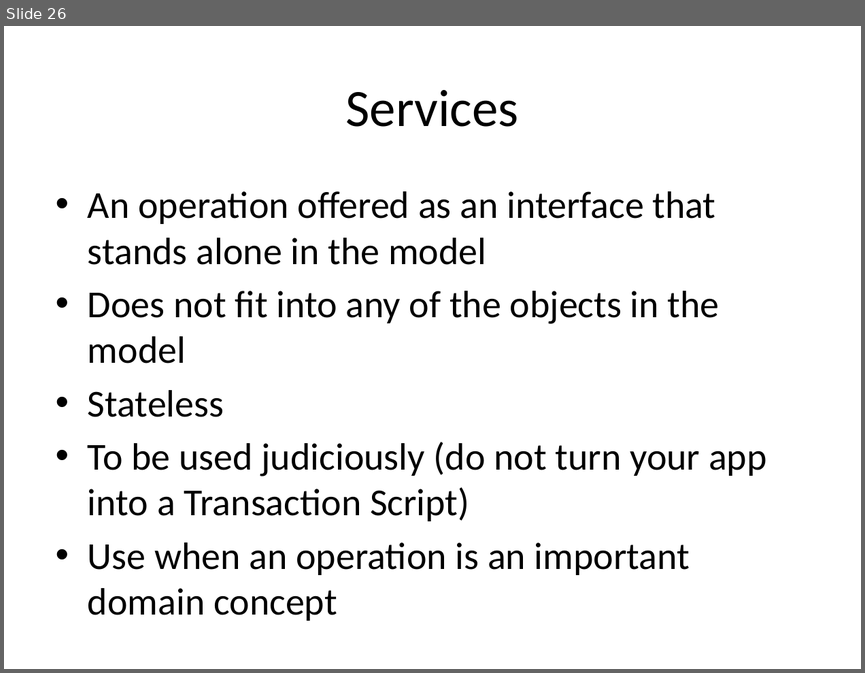
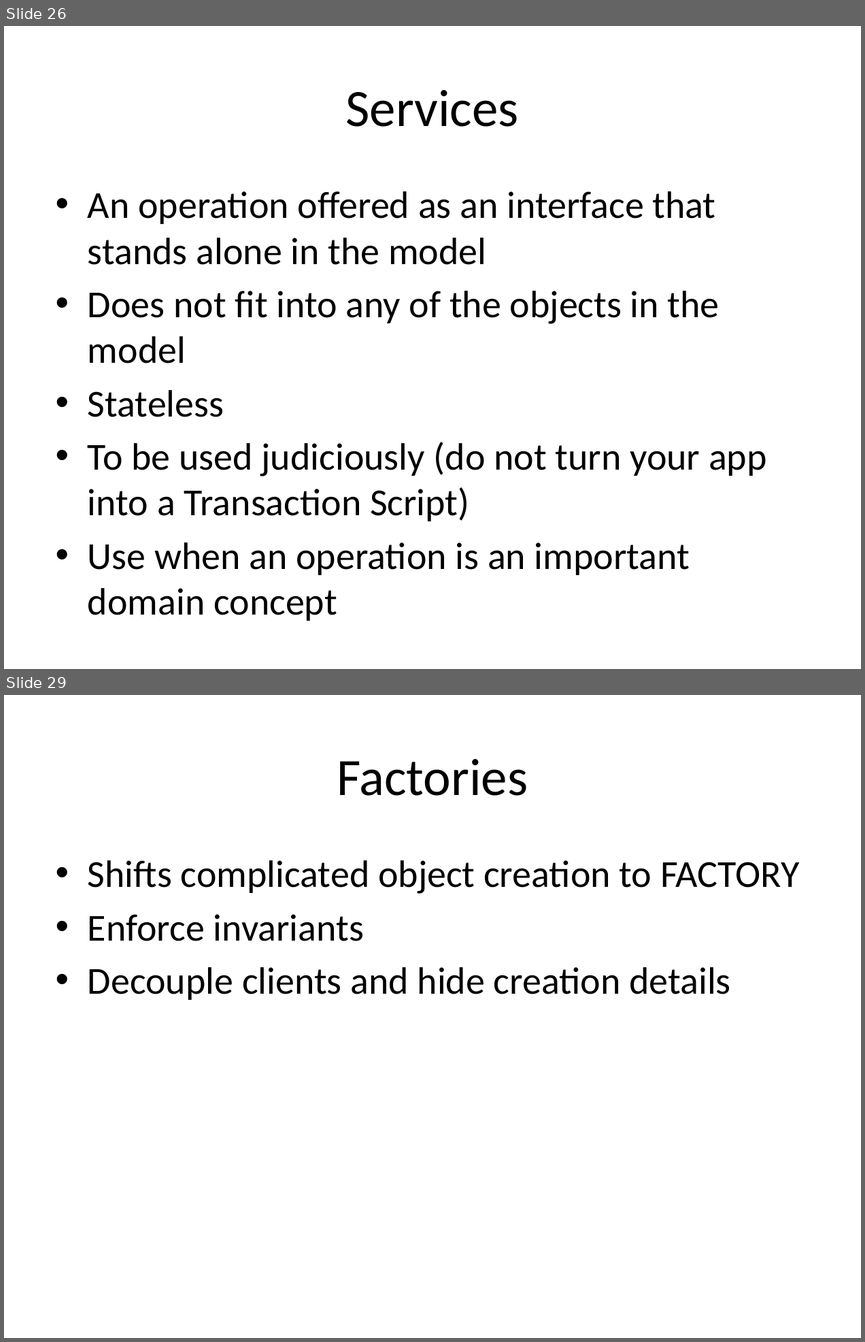
Before and after one commit to arturtv/dddpresentation, a slide deck: Domain-DrivenDesign.A.Trosin.pptx. Shown one above the other, each under a label of ours: slide 26 before the commit, slides 26 and 29 after it; the slides between them are not shown. The pictures are 865x673 and 865x1342 pixels, drawn with LibreOffice and Linux fonts; fonts in the diff are those of the drawing. Boxes give left, top, right and bottom in pixels: in the first picture for what was removed or moved away, otherwise in the second. Text is boxed around its words. In the diff, an @@ line names an element or a change of style, - is before the commit and + after.

```diff
--- a/Domain-DrivenDesign.A.Trosin.pptx
+++ b/Domain-DrivenDesign.A.Trosin.pptx
@@ slide 29 added at [4, 695, 861, 1338], background #FFFFFF @@
@@ title added at [337, 759, 528, 796], 44 pt, text #000000 @@
+Factories
@@ text added at [88, 860, 800, 1000], 32 pt, text #000000 @@
+• Shifts complicated object creation to FACTORY
+• Enforce invariants
+• Decouple clients and hide creation details
```
Also in this commit, not shown: 1 slide changed, 2 other slides added.
